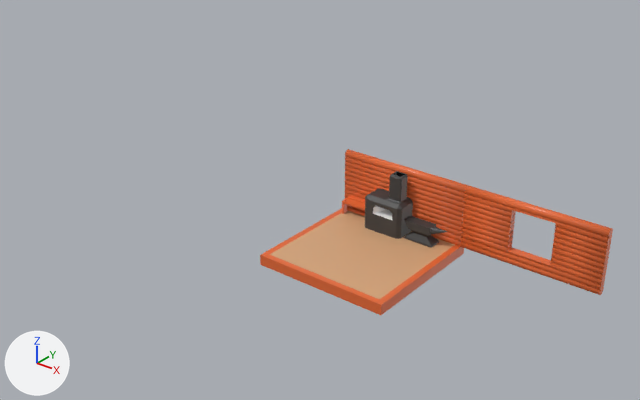
An edit to the FBX model Assets/Models/Tables.fbx, drawn before and after from the same camera.
Rendered twice from a camera (50 mm lens) standing at (93.5, -87.0, 59.9) and looking at (15.9, 10.0, -0.2). The lights are fixed; the arrows at lower left show +X, +Y and +Z. Where no turn or scale is listed for an object, it has been applied to the vertices. Vertices at the same position are counted once.
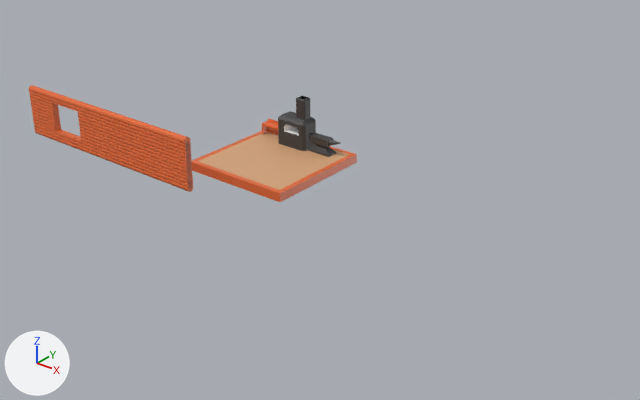
The edits, one by one:
me_cylinder_001 is used by ob_cylinder_001; location (51.6, 9.4, 0.8).
me_cylinder_001 had 1127 vertices, 619 faces and spanned x -10.0..10.0, y -0.6..0.6, z -0.2..9.1.
me_cylinder_001 now has 1223 vertices, 426 faces and spans x -10.0..10.0, y -0.7..0.6, z -0.6..8.6.
me_cylinder_001 part 3: 45 vertices moved within x -10.0..10.0, y -0.6..0.6, z 0.2..7.8; 923 vertices removed from x -10.0..10.0, y -0.6..0.6, z -0.2..9.1; 1019 vertices added at x -10.0..10.0, y -0.7..0.6, z -0.6..8.6.
me_cylinder is used by ob_cylinder; location (31.6, 9.4, 0.8).
me_cylinder had 516 vertices, 228 faces and spanned x -10.0..10.0, y -0.6..0.6, z -0.2..9.1.
me_cylinder now has 896 vertices, 269 faces and spans x -10.0..10.0, y -0.7..0.6, z -0.6..8.6.
me_cylinder part 1: 126 vertices moved from x -10.0..10.0, y -0.6..0.6, z 0.0..7.8 to x -10.0..10.0, y -0.7..0.6, z -0.1..7.8; 247 vertices removed from x -10.0..10.0, y -0.6..0.6, z -0.2..9.1; 627 vertices added at x -10.0..10.0, y -0.7..0.6, z -0.6..8.6.
me_cylinder part 2: the surface is now shaded flat.
Object 'Cylinder.001' (ob_cylinder_001) moves from (51.6, 9.4, 0.8) to (-31.6, -0.7, 0.6).
Object 'Cube' (ob_cube) moves from (24.9, 7.8, 0.8) to (-5.7, 24.1, 0.8).
Object 'Cone' (ob_cone) moves from (36.4, 7.1, 1.0) to (5.8, 23.4, 1.0).
Object 'Cube.002' (ob_cube_002) moves from (31.5, 0.0, 0.0) to (0.9, 16.3, 0.0).
Object 'Cube.001' (ob_cube_001) moves from (30.2, 6.3, 1.0) to (-0.4, 22.6, 1.0).
Object 'Cylinder' (ob_cylinder) moves from (31.6, 9.4, 0.8) to (-11.6, -0.7, 0.6).

Boxes [x1, y1, x2, y2] around the edits, measured in the pictures (640 x 400 px):
'Cube.002', moved
    before: [260, 208, 464, 315]
    after: [192, 129, 357, 202]
'Cylinder.001', reshaped, moved (49% narrower, 32% shorter)
    before: [460, 185, 613, 295]
    after: [29, 85, 106, 160]
'Cylinder', reshaped, moved (24% narrower, 15% shorter)
    before: [345, 149, 467, 247]
    after: [101, 109, 193, 192]
'Cube.001', moved
    before: [365, 171, 413, 239]
    after: [278, 96, 316, 151]
'Cone', moved
    before: [404, 216, 447, 247]
    after: [309, 133, 340, 157]
'Cube', moved
    before: [342, 194, 365, 216]
    after: [262, 119, 278, 135]
part 1 of me_cylinder, built on
    before: [345, 149, 467, 247]
    after: [101, 109, 193, 192]
